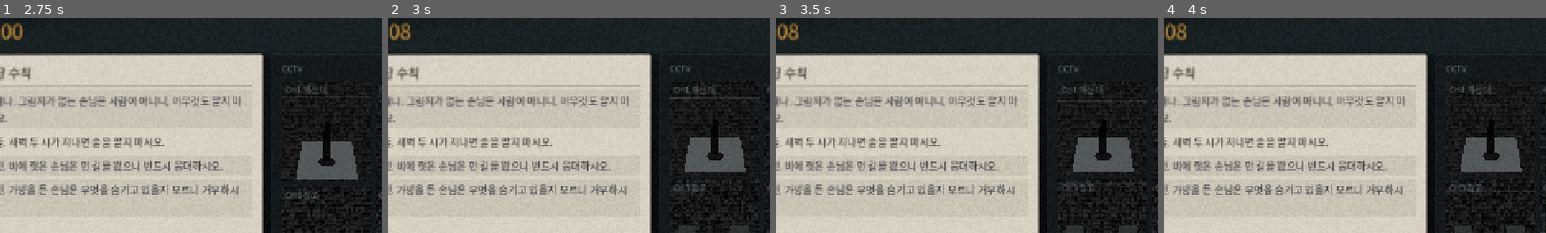
Above: before the commit, frames 1-4 (left to right).
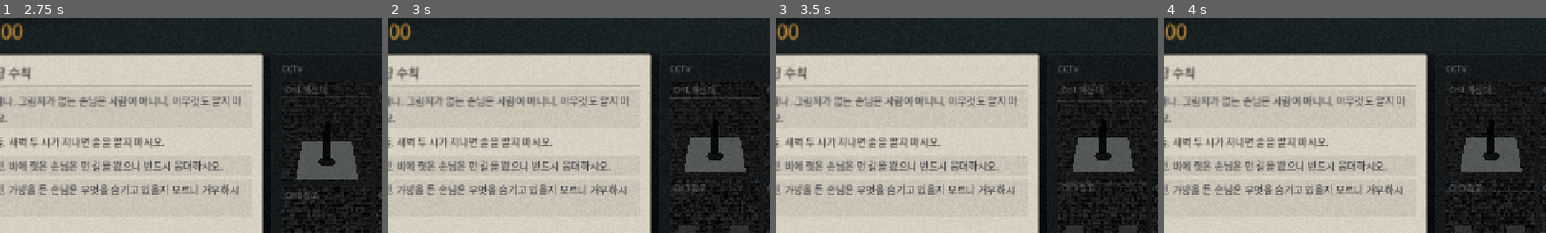
Above: after the commit, the same moments.

Repository: tjgksmf1012/GameProject1
Game: Godot game, scene res://main/title_screen.tscn
Same seed, same stepped clock (60 frames per second), same inputs: the game is played once before the commit and once after it.
Inputs (mouse positions are % of the whole screen's width and height, from its top left):
- Up to frame 1 (2.75 s): tap Enter at 0.5 s; move the mouse to (72, 45) at 0.52 s; click (72, 45) at 0.67 s; tap Space at 0.77 s; click "컵라면" at 1.25 s; click "판매" at 2 s
- Up to frame 2 (3 s): click "다음 손님" at 2.75 s
- Up to frame 3 (3.5 s): no input
- Up to frame 4 (4 s): click "에너지드링크" at 3.5 s
The pictures show only the part of the screen within x 6-56%, y 5-55%; the shares and areas given below are measured in that part.

Frame 1 is identical in both runs. In frame 2, less than 0.1% of the frame differs, in the area x 3-6%, y 4-11%; in frame 3, less than 0.1%; in frame 4, less than 0.1%.

Commit message:
시계 두 줄만 더 읽으면 나머지 아홉 줄이 장식이다
몸만 보는 독법을 밤 2에서 죽이고 나서, 그 독법이 지던 손님을 봤다.
**거의 전부 시간 수칙**이었다. 「평범한데 거부가 정답」인 이유가 시계 말고 없다는
뜻이고, 그러면 시계 줄만 읽으면 그 패배가 사라진다. 독법을 하나 더 만들어 물었다.

  몸과 시계만 보는 플레이어
    밤 1 7/7 · 밤 2 7/9 · 밤 3 8/9 · 밤 4 9/10
    밤 5 10/11 · 밤 6 11/12 · 밤 7 11/12   → **완주**

클립보드 11줄 중 두 줄만 읽고 이긴다. 원인은 데이터가 아니라 수칙 설계다 —
**참 수칙이 전부 몸 아니면 시계에만 걸려 있다.**

  그림자 없음 · 그림자 둘 · 얼굴 가림 → 참 (하나·다섯·일곱)
  시각                              → 참 (둘·여덟·열하나)
  젖음 · 가방 · 단골                 → **전부 거짓** (셋·넷·여섯)

평범한 특성에 걸린 참 수칙이 하나도 없다. 그래서 「몸 + 시계」가 구조적으로 거의 최적이다.

같은 창(일곱째 수칙 이전의 얼굴)으로 막았다.

  밤 1 [5] 03:00  two_shadows_hooded — **그림자가 둘이면서 얼굴까지 가렸는데
                  그 둘을 다루는 수칙이 밤 1에는 하나도 없다.** 명백히 사람이 아닌데
                  컵라면을 팔아야 한다. 게임의 논지를 첫 밤에 한 번 세게 말한다.
  밤 2            hooded 23:46 · hooded_regular 01:33 · wet_hooded 04:13

밤 1이 50%, 밤 2가 78%. 손님 곡선 8·9·9·10·11·12·12 로 단조 증가를 지켰다.

**고치는 중에 하나를 부러뜨렸다가 잡았다.** 밤 2를 9명으로 줄이려고 가방 손님을
late_normal 대신 wet_bag 으로 뒀더니, 셋(젖은 손님은 응대)이 넷보다 **위에** 적혀
있어 먼저 걸렸다. 그 바람에 클립보드를 전부 믿는 플레이어가 밤 2를 9/9로 통과했다.
밤 단위 만점 검사가 즉시 잡았다 — 회차 검사만 있었으면 못 봤다.
**두 층이 서로 다른 것을 본다.** 가방만 든 손님으로 되돌렸다.

밤 1의 새 손님은 두 이상이 전부 화면에 있다 (CCTV 그림자 둘 · 카운터 얼굴 가림).
읽고 판단할 수 있다 — 공정성 불변식 1.

  검사 12,345 → 12,394 통과 · solver_audit 0 · run_audit 0
  종이 대비 통과 · 배치 692 ≤ 720
  독법이 죽는 밤: 3 · 2 · 2 · 5 · 2 · 2, 정답 경로만 완주

Co-Authored-By: Claude Opus 5 <noreply@anthropic.com>
Claude-Session: https://claude.ai/code/session_014F8DT8njh3GETXsoPzJ37U

Diff:
--- a/data/nights.json
+++ b/data/nights.json
@@ -1,8 +1,11 @@
 {
   "_comment": "밤마다 누가 어떤 순서로 오는가. 본편은 수작업 설계 7박이다 (03-PRD.md 5절).",
   "_comment_curve": "밤 2는 함정을 뒤로 배치했다 — 앞에서 새 수칙(다섯)을 배우고, 뒤에서 그 수칙과 거짓 수칙(여섯)이 충돌한다.",
-  "_comment_night2_faces": "**밤 2에 얼굴을 가린 손님 둘을 넣었다 (hooded 23:46 · wet_hooded 03:20). 둘 다 응대가 정답이다.** 일곱째 수칙(얼굴을 가린 손님은 거부)은 밤 3에 생긴다. 그 전까지 얼굴은 **어느 수칙도 다루지 않는 이상**이고, 수칙이 막지 않으면 응대가 정답이다. 이유가 두 가지다. (1) 회차 감사가 **손님만 보고 클립보드를 한 줄도 안 읽는 플레이어가 7박 전부를 통과하는 것**을 잡아냈다. 이 게임의 거짓 수칙 넷은 전부 「이상한 손님을 응대하라」 아니면 「평범한 손님을 거부하라」인데, 몸만 보는 사람은 그 둘 다 안 따르므로 **거짓 수칙 어느 것도 그를 물지 못한다.** 그를 무는 유일한 손님이 「이상해 보이는데 응대가 정답」이고 68명 중 한 명뿐이었다(밤 7의 찢긴 뒤 손님). 이제 밤 2에서 오판 3회로 죽는다. (2) 밤 2는 다섯째 수칙(그림자가 둘이면 거부)로 **「몸이 말해준다」를 가르치는 밤**이다. 같은 밤에 「단, 수칙이 말한 몸만」을 함께 가르쳐야 한다. 안 그러면 플레이어는 이상 = 거부로 일반화하고, 그 일반화는 밤 7의 찢긴 수칙 앞에서 처음 처벌받는다 — 일곱 밤을 기다려 가르치기엔 너무 늦다.",
-  "_comment_night2_return": "두 사람 다 **밤 3에 다시 온다.** 밤 2에는 응대가 정답이었고 밤 3에는 거부가 정답이다 — 그 사이에 점장이 얼굴에 대한 줄을 적었기 때문이다. 밤 3 [0]의 hooded 가 일곱째 수칙을 가르치는 손님인데, 어제 그를 들여보냈다는 사실이 그 교육을 훨씬 세게 만든다.",
+  "_comment_faces_before_seven": "**얼굴을 가린 손님은 밤 1~2에 응대가 정답이다.** 일곱째 수칙(얼굴을 가린 손님은 거부)은 밤 3에 생긴다. 그 전까지 얼굴은 어느 수칙도 다루지 않는 이상이고, **수칙이 막지 않으면 응대가 정답이다.** 밤 1의 two_shadows_hooded(03:00)는 그림자가 둘이면서 얼굴까지 가렸는데 그 둘을 다루는 수칙이 밤 1에는 하나도 없다 — 명백히 뭔가 잘못됐는데 컵라면을 팔아야 한다. 밤 2에는 셋(hooded 23:46 · hooded_regular 01:33 · wet_hooded 04:13)이 온다.",
+  "_comment_why_faces": "회차 감사(tools/run_audit.gd)가 두 가지를 잡아냈다. (1) **손님만 보고 클립보드를 한 줄도 안 읽는 플레이어가 7박 전부를 통과했다.** 거짓 수칙 넷은 전부 「이상한 손님을 응대하라」 아니면 「평범한 손님을 거부하라」인데 몸만 보는 사람은 그 둘 다 안 따르므로 **어떤 거짓도 그를 물지 못한다.** (2) 더 나쁜 것: **몸 + 시계 두 줄만 읽어도 7박을 통과했다.** 참 수칙이 전부 몸 아니면 시계에만 걸려 있어서, 평범해 보이는 손님이 거부되는 이유가 시계 말고 없기 때문이다. 나머지 아홉 줄이 장식이었다. 둘 다 「이상해 보이는데 응대가 정답」인 손님에게만 진다. 그런 손님이 68명 중 한 명뿐이었다. 지금은 다섯이고, 두 독법 다 밤 2에서 오판 3회로 죽는다.",
+  "_comment_night2_teaching": "밤 2는 다섯째 수칙(그림자가 둘이면 거부)으로 **「몸이 말해준다」를 가르치는 밤**이다. 그래서 같은 밤에 **「단, 수칙이 말한 몸만」**을 함께 가르쳐야 한다. 안 그러면 플레이어는 이상 = 거부로 일반화하고, 그 일반화는 밤 7의 찢긴 수칙 앞에서 처음 처벌받는다 — 일곱 밤을 기다려 가르치기엔 너무 늦다.",
+  "_comment_night2_return": "밤 2의 셋은 **전부 밤 3에 다시 온다.** 밤 2에는 응대가 정답이었고 밤 3에는 거부가 정답이다 — 그 사이에 점장이 얼굴에 대한 줄을 적었기 때문이다. 밤 3 [0]의 hooded 가 일곱째 수칙을 가르치는 손님인데, 어제 그를 들여보냈다는 사실이 그 교육을 훨씬 세게 만든다.",
+  "_comment_night2_bag": "[3] late_normal 은 **가방만** 든 손님이라야 한다. wet_bag 으로 뒀더니 셋(젖은 손님은 응대)이 넷보다 위에 적혀 있어 먼저 걸렸고, 그 바람에 클립보드를 전부 믿는 플레이어가 밤 2를 9/9로 통과했다. 넷은 모순이 없어 잡기 가장 어려운 거짓이라 무는 자리를 잃으면 안 된다.",
   "nights": [
     {
       "night": 1,
@@ -12,6 +15,7 @@
         "cust_wet_normal",
         "cust_no_shadow",
         "cust_wet_no_shadow",
+        "cust_two_shadows_hooded",
         "cust_regular_drinker",
         "cust_wet_drinker"
       ]
@@ -22,12 +26,12 @@
         "cust_regular_morning",
         "cust_two_shadows",
         "cust_hooded",
-        "cust_wet_bag",
+        "cust_late_normal",
+        "cust_hooded_regular",
         "cust_wet_no_shadow",
         "cust_two_shadows_regular",
         "cust_wet_hooded",
-        "cust_regular_drinker",
-        "cust_late_normal"
+        "cust_regular_drinker"
       ]
     },
     {
--- a/systems/rules/readings.gd
+++ b/systems/rules/readings.gd
@@ -21,6 +21,7 @@
 const OVERRIDE := "나중 수칙이 앞 수칙을 덮는다고 보는 플레이어"
 const VOICE := "이유를 대는 줄은 거짓이라고 보는 플레이어"
 const BODY := "클립보드를 안 읽고 손님만 보는 플레이어"
+const BODY_CLOCK := "몸과 시계만 보는 플레이어"
 
 var _engine: RuleEngine = null
 var _anomaly_spec: Dictionary = {}
@@ -39,6 +40,7 @@
 		OVERRIDE: _override,
 		VOICE: _voice,
 		BODY: _body,
+		BODY_CLOCK: _body_clock,
 	}
 
 
@@ -106,3 +108,25 @@
 ## 그래서 감시가 필요하다: 이 독법이 만점을 내면 수칙을 읽을 이유가 사라진다.
 func _body(ctx: JudgeContext) -> Verdict:
 	return Verdict.refuse() if ctx.customer.looks_anomalous(_anomaly_spec) else Verdict.serve()
+
+
+## **몸 + 시계.** 실제 플레이어가 가장 먼저 찾을 지름길이다.
+##
+## 몸만 보는 독법을 밤 2에서 죽이고 나서 든 의문에서 나왔다: 몸만 보는 사람이 지던
+## 손님이 거의 전부 **시간 수칙**이었다. 「평범한데 거부가 정답」인 이유가 시계 말고는
+## 거의 없다는 뜻이고, 그러면 **시계 두 줄만 더 읽으면** 그 패배가 사라진다.
+##
+## 클립보드 11줄 중 두 줄만 읽는 셈이라 「안 읽는다」와 다를 게 없다.
+## 이게 회차를 통과하면 나머지 아홉 줄이 장식이 된다.
+func _body_clock(ctx: JudgeContext) -> Verdict:
+	if ctx.customer.looks_anomalous(_anomaly_spec):
+		return Verdict.refuse()
+	# 시간 조건이 붙은 참 수칙만 읽는다. 어느 밤에 무엇이 붙어 있는지는 화면에서 온다.
+	for rule in _readable(ctx):
+		if rule.matches(ctx) and _is_clock_rule(rule):
+			return rule.verdict()
+	return Verdict.serve()
+
+
+static func _is_clock_rule(rule: Rule) -> bool:
+	return rule.referenced_fields().has(JudgeContext.FIELD_TIME)
Not shown, changed: docs/06-roadmap.md
